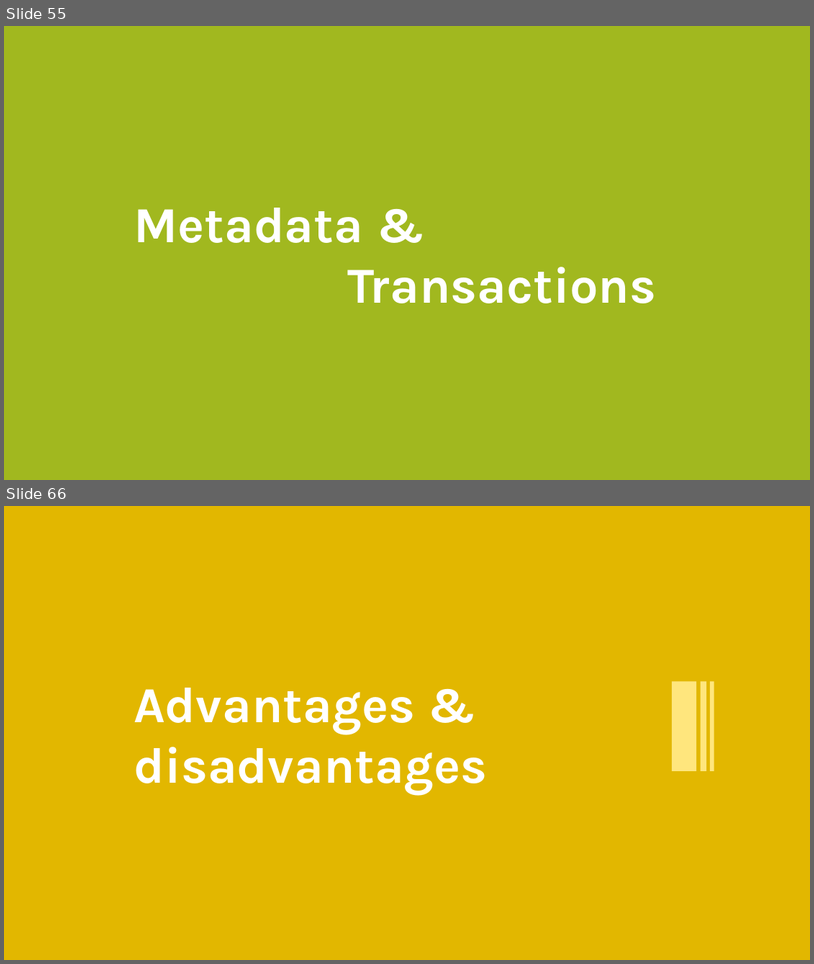
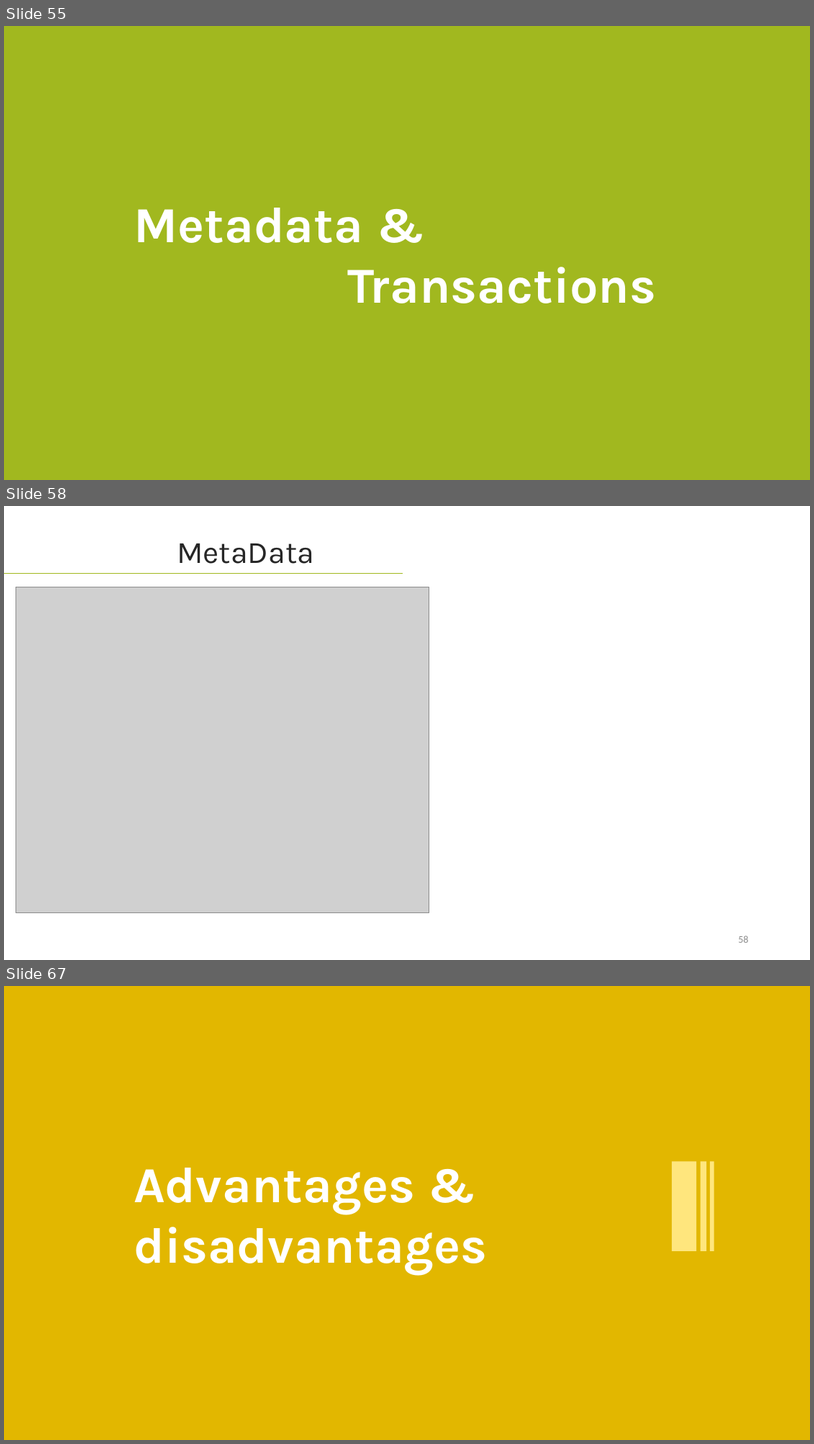
Before and after one commit to lahcenrahlaoui/Wingardium_Leviosaaaa, a slide deck: Presentation-projet-SQLite (1) - Copy.pptx. Shown one above the other, each under a label of ours: slides 55 and 66 before the commit, slides 55, 58 and 67 after it; the slides between them are not shown. The pictures are 814x964 and 814x1444 pixels, drawn with LibreOffice and Linux fonts; fonts in the diff are those of the drawing; grey boxes stand for pictures. Boxes give left, top, right and bottom in pixels: in the first picture for what was removed or moved away, otherwise in the second. Text is boxed around its words. In the diff, an @@ line names an element or a change of style, - is before the commit and + after.

```diff
--- a/Presentation-projet-SQLite (1) - Copy.pptx
+++ b/Presentation-projet-SQLite (1) - Copy.pptx
@@ slide 58 added at bbox=[4, 506, 810, 960], background #FFFFFF @@
@@ text added at bbox=[177, 543, 314, 564], 37 pt, text #262626 @@
+MetaData
@@ line added from (4, 574) to (404, 574), #A1B81F 1 pt @@
@@ picture added at bbox=[16, 587, 430, 913] @@
@@ page number added at bbox=[738, 935, 748, 942], 12 pt, text #8C8C8C @@
+58
@@ what was slide 66 is now slide 67 @@
```
Also in this commit, not shown: 7 slides changed, 5 other slides added, 5 slides removed.
